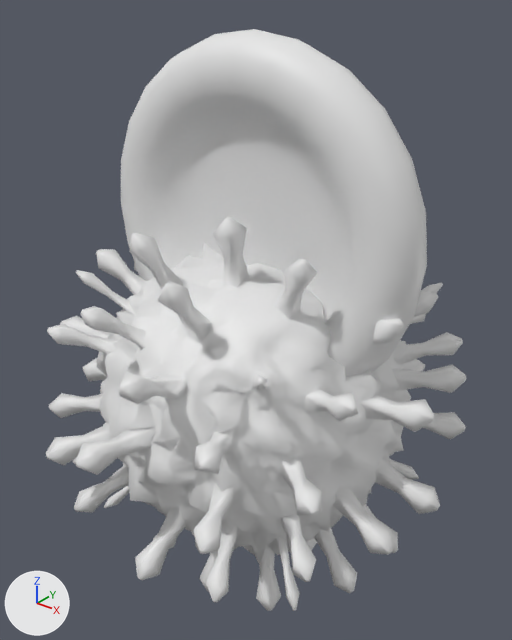
A saved change to the glTF model models/cells.glb.
Camera for both pictures: a camera (50 mm lens) standing at (2.4, -2.99, 2.35) and looking at (-0.01, 0.02, 0.48). Arrows for +X, +Y and +Z are at lower left; the lights stay in place. Vertices at the same position are counted once.

Names of what the first picture shows: 'RedBloodCell', 'Virus', 'WhiteBloodCell'.
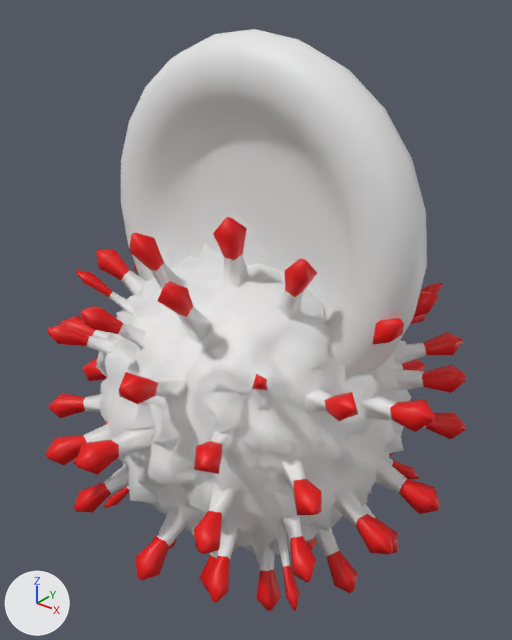
Commit message: fix virus vertex paint

Changed parts and their boxes [x1, y1, x2, y2] in the pictures (512 x 640 px):
part 1 of me_virus, recoloured (white to red): [46, 217, 466, 611] in both

The edits, one by one:
me_virus has 1522 vertices, 3040 faces and spans x -1.24..1.24, y -1.28..1.28, z -1.24..1.24.
me_virus is used by ob_virus; location (0.0, 0.0, 0.0).
me_virus part 1: 1278 faces centred in x -1.24..1.24, y -1.28..1.28, z -1.24..1.24 are repainted in the vertex colours; the middle colour goes from white #ffffff to red #ff0000.
